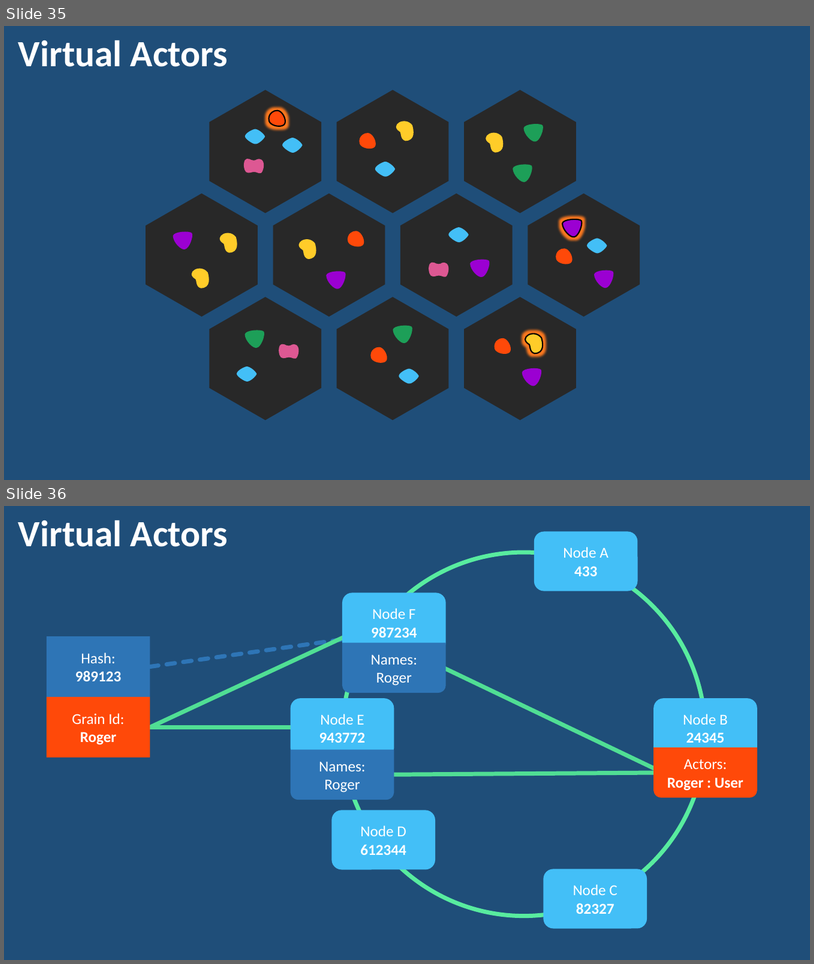
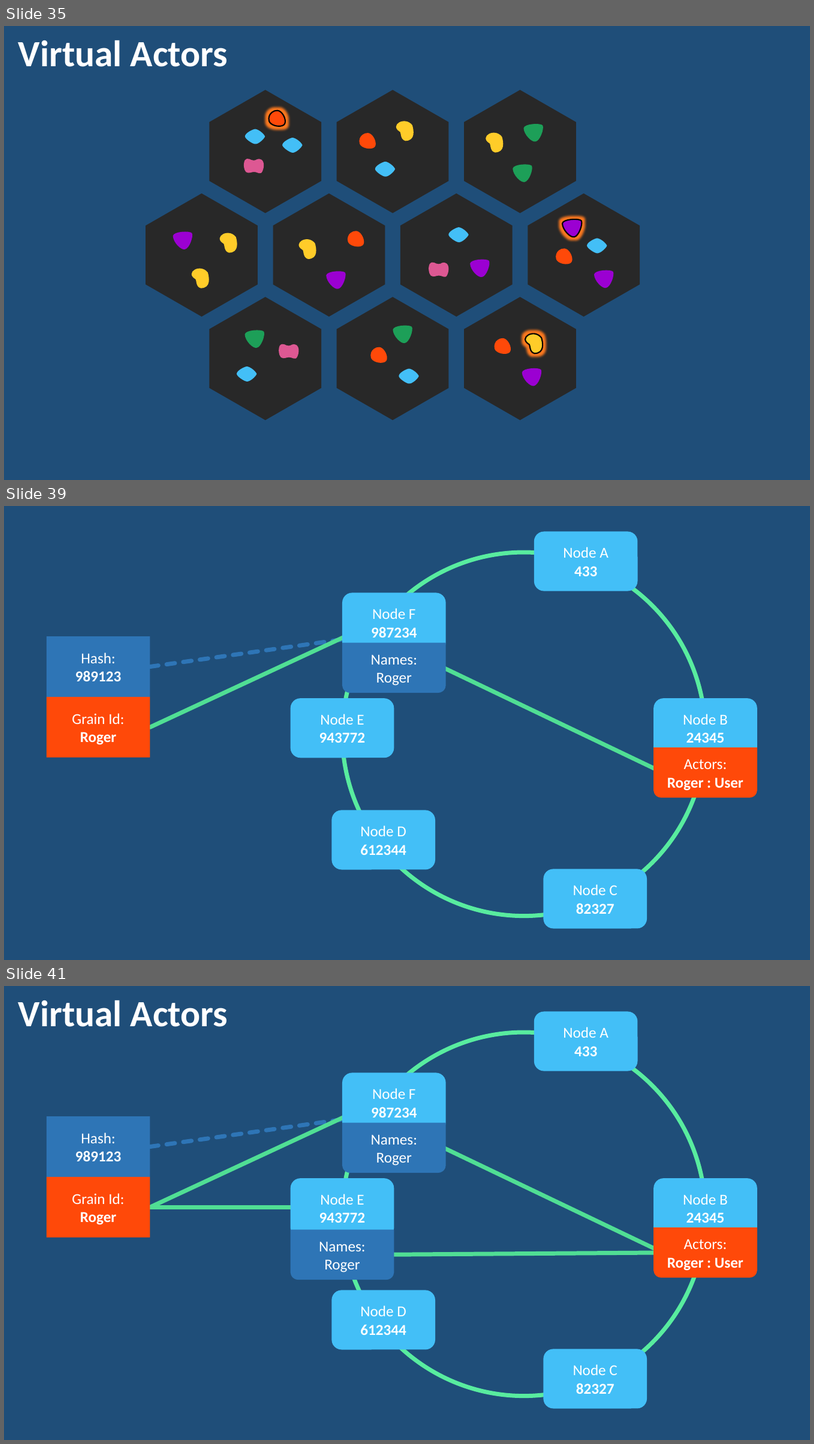
Before and after one commit to rogeralsing/Presentations, a slide deck: FailingGracefully/QConSP/failingactors.pptx. Shown one above the other, each under a label of ours: slides 35 and 36 before the commit, slides 35, 39 and 41 after it; the slides between them are not shown. The pictures are 814x964 and 814x1444 pixels, drawn with LibreOffice and Linux fonts; fonts in the diff are those of the drawing. Boxes give left, top, right and bottom in pixels: in the first picture for what was removed or moved away, otherwise in the second. Text is boxed around its words. In the diff, an @@ line names an element or a change of style, - is before the commit and + after.

```diff
--- a/FailingGracefully/QConSP/failingactors.pptx
+++ b/FailingGracefully/QConSP/failingactors.pptx
@@ slide 39 added at [4,506,810,960], background #1F4E79 @@
@@ rounded rectangle added at [534,531,638,591], fill #43BFF7, 18 pt, text #FFFFFF @@
+Node A
+433
@@ ellipse added at [343,552,707,916], outline #58EC9F 5 pt @@
@@ rounded rectangle added at [343,592,446,652], fill #43BFF7, 18 pt, text #FFFFFF, bold @@
+Node F
+987234
@@ rectangle added at [47,636,150,697], fill #2E75B6, 18 pt, text #FFFFFF, bold @@
+Hash:
+989123
@@ line added from (150, 666) to (371, 636), #2E75B6 5 pt dashed @@
@@ line added from (150, 727) to (346, 636), #50DE94 5 pt @@
@@ freeform shape added at [343,643,446,693], fill #2E75B6, 18 pt, text #FFFFFF @@
+Names:
+Roger
@@ line added from (433, 663) to (666, 774), #50DE94 5 pt @@
@@ rectangle added at [47,697,150,757], fill #FF4909, 18 pt, text #FFFFFF @@
+Grain Id:
+Roger
@@ rounded rectangle added at [291,699,394,757], fill #43BFF7, 18 pt, text #FFFFFF, bold @@
+Node E
+943772
@@ rounded rectangle added at [654,699,758,757], fill #43BFF7, 18 pt, text #FFFFFF @@
+Node B
+24345
@@ freeform shape added at [654,747,758,798], fill #FF4909, 18 pt, text #FFFFFF, bold @@
+Actors:
+Roger : User
@@ rounded rectangle added at [332,810,435,869], fill #43BFF7, 18 pt, text #FFFFFF, bold @@
+Node D
+612344
@@ rounded rectangle added at [543,869,647,928], fill #43BFF7, 18 pt, text #FFFFFF @@
+Node C
+82327
@@ what was slide 36 is now slide 41 @@
```
Also in this commit, not shown: 6 other slides added, 7 other files.
